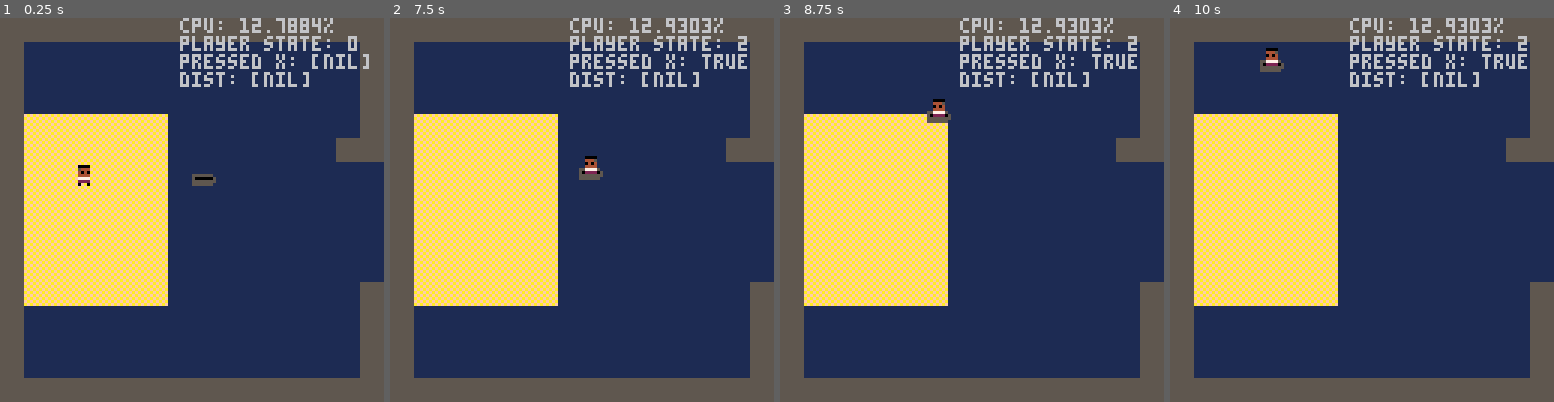
Above: before the commit, frames 1-4 (left to right).
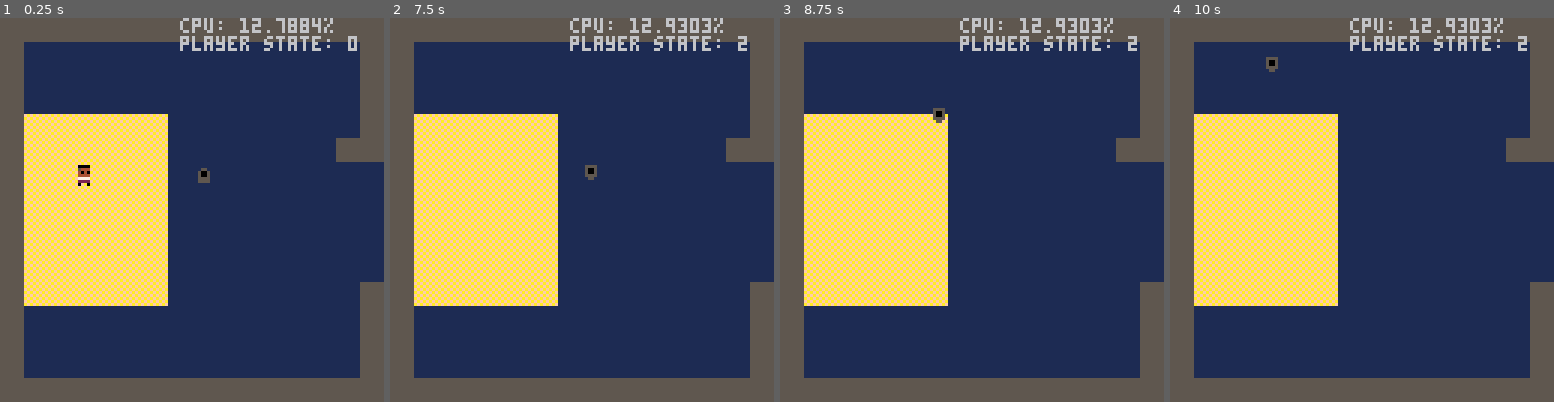
Above: after the commit, the same moments.

Repository: frojo/pico8
Game: PICO-8 cartridge carts/adventure.p8
Same seed, same stepped clock (60 frames per second), same inputs: the game is played once before the commit and once after it.
Inputs:
- Up to frame 1 (0.25 s): no input
- Up to frame 2 (7.5 s): tap X (X key) at 0.33, 1.07, 1.85, 2.97, 4.08, 5.2, 6.32, 7.43 s; tap O (Z key) at 0.7, 1.7, 2.1, 2.5, 2.9, 3.3, 3.7, 4.1, 4.5, 4.9, 5.3, 5.7, 6.1, 6.5, 6.9, 7.3 s; hold Right 1.6-2.1 s; hold Up 2.15-2.42 s; hold Right 2.47-3.03 s; hold Left 3.08-3.58 s; hold Down 3.63-3.97 s; hold Right 4.02-4.68 s; hold Up 4.73-5.03 s; hold Left 5.08-5.68 s; hold Down 5.73-6.03 s; hold Right 6.08-6.58 s; hold Right 6.63-7.13 s; hold Up 7.18-7.45 s
- Up to frame 3 (8.75 s): hold Right 7.5-8.07 s; tap O (Z key) at 7.7, 8.1, 8.5 s; hold Left 8.12-8.62 s; tap X (X key) at 8.55 s; hold Down from 8.67 s (still down)
- Up to frame 4 (10 s): tap O (Z key) at 8.9, 9.3, 9.7 s; release Down at 9 s; hold Right 9.05-9.72 s; tap X (X key) at 9.67 s; hold Up from 9.77 s (still down)

The runs differ from the first frame. In frame 1, 1.4% of the frame differs, in the area x 46-97%, y 9-44%; in frame 2, 1.4%, in the area x 46-93%, y 9-43%; in frame 3, 1.4%; in frame 4, 1.4%.

Commit message:
boat sprites half-done (only boat, no dude)

Diff:
--- a/carts/adventure.p8
+++ b/carts/adventure.p8
@@ -76,8 +76,6 @@
 		print("               cpu: "..tostr(stat(1)*100).."%")
 		-- print("               sprite idx: "..tostr(curr_sprite_idx))
 		print("               player state: "..tostr(players[1].state))
-		print("               pressed x: "..tostr(pressed_x))
-		print("               dist: "..tostr(dists))
 		-- print("               cellx: "..tostr(cellx))
 		-- print("               celly: "..tostr(celly))
 		-- print("               player x: "..tostr(players[1].x))
@@ -142,14 +140,11 @@
 
 		-- pressing x let's the player hop into the boat
 		if btnp(5, pnum) then
-			pressed_x = true
-			-- todo: check that is close enough to rowboat
 			if dist(player.x, player.y, boat.x, boat.y) < 8 then
 				player.x = boat.x
 				player.y = boat.y
 				player.state = 2
 				boat.hidden = true
-				-- i like the idea of momentum carrying over
 			end
 		end
 	end
@@ -336,16 +331,16 @@
 	-- idle animation
 	if player.dx == 0 and player.dy == 0 then
 		if (t % 90) < 45 then
-			spr(32, player.x, player.y, 1, 1, not player.facing_right)
+			spr(1, player.x, player.y, 1, 1, not player.facing_right)
 		else
-			spr(33, player.x, player.y, 1, 1, not player.facing_right)
+			spr(2, player.x, player.y, 1, 1, not player.facing_right)
 		end
 
 	-- walking animation
 	-- todo: replace other animations logic with this way of doing it
 	else
 		local frames_per_sprite = 4
-		local sprite_indices = {34, 35}
+		local sprite_indices = {3, 4}
 		local num_sprites = #sprite_indices
 		local curr_sprite_idx = (t % (frames_per_sprite * num_sprites)) / frames_per_sprite
 		spr(sprite_indices[flr(curr_sprite_idx)+1], player.x, player.y, 1, 1, not player.facing_right)
@@ -359,7 +354,7 @@
 	-- player swim sprite is drawn on lblue bg
 	palt(0, false)
 	palt(12, true)
-	spr(36, player.x, player.y, 1, 1, not player.facing_right)
+	spr(5, player.x, player.y, 1, 1, not player.facing_right)
 	palt()
 end
 
Not shown, changed: 24 lines of the sprite sheet (__gfx__) section of carts/adventure.p8
